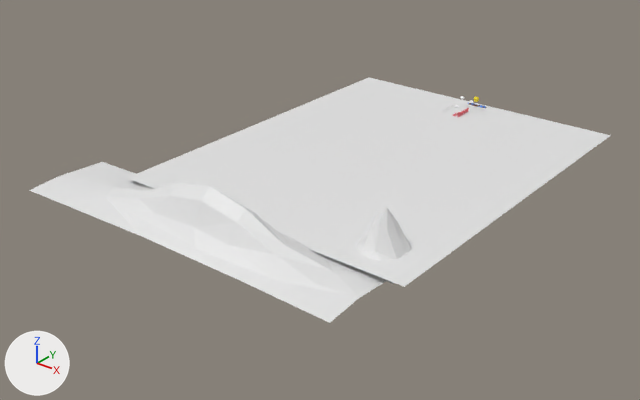
An edit to the Blender file pdp/src/references/props.blend, drawn before and after from the same camera.
Rendered twice from a camera (50 mm lens) standing at (424.0, -795.0, 319.0) and looking at (-30.0, -227.0, -33.0). Lighting does not change. The marker at lower left points along +X, +Y and +Z.

Objects in the first picture: 'landing-ground'.
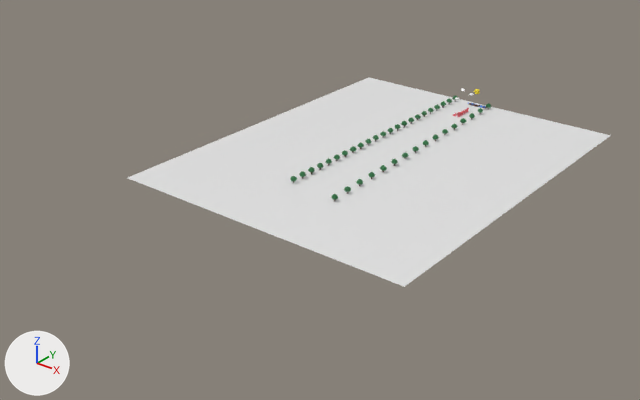
What changed in the scene script:
```text
Add mat_leaves:
    mat_leaves = principled_material('leaves')
    mat_leaves.base_color = (0.0136, 0.149, 0.041)  # dark green #1f6c39
Add mat_log:
    mat_log = principled_material('log')
    mat_log.base_color = (0.0628, 0.0206, 0.00142)  # brown #472705
Change me_plane:
    where me_plane.from_pydata(...)  # 82 vertices, 98 faces; spans x -206.0..144.0, y -410.0..6.0, z -9.0..34.0
    used by ob_landing_ground; location = (-1.0, 1.2, 0.0)
    me_plane part 1: the loose piece of 41 vertices spanning x -206.0..124.0, y -410.0..-331.0, z -9.0..34.0 is deleted
    me_plane part 2: the loose piece of 37 vertices spanning x 67.0..129.0, y -344.0..-286.0, z -9.0..34.0 is deleted
Add me_cylinder_001:
    me_cylinder_001.from_pydata(...)  # 192 vertices, 162 faces; spans x -3.03..3.03, y -3.03..3.03, z -0.13..6.71
    # faces by material slot: [33, 129]
    me_cylinder_001.materials.append(mat_log)  # brown #472705
    me_cylinder_001.materials.append(mat_leaves)  # dark green #1f6c39
Change ob_sun:
    ob_sun.location: (6.0, -13.7, 12.5) -> (6.0, -13.7, 20.9)
Add ob_tree_001:
    ob_tree_001 = bpy.data.objects.new('tree.001', me_cylinder_001)
    ob_tree_001.parent = ob_landing_ground
    ob_tree_001.matrix_parent_inverse = Matrix(((1.0, 0.0, 0.0, 1.042), (0.0, 1.0, 0.0, -1.231), (0.0, 0.0, 1.0, 0.0), (0.0, 0.0, 0.0, 1.0)))
    ob_tree_001.location = (-25.36, -2.377, -0.0589)
    _m = ob_tree_001.modifiers.new('Array', 'ARRAY')
    _m.count = 23
    _m.relative_offset_displace = (0.0, -2.0, 0.0)
    _m = ob_tree_001.modifiers.new('Decimate', 'DECIMATE')
    _m.ratio = 0.119
Add ob_tree:
    ob_tree = bpy.data.objects.new('tree', me_cylinder_001.copy())
    ob_tree.parent = ob_landing_ground
    ob_tree.matrix_parent_inverse = Matrix(((1.0, 0.0, 0.0, 1.042), (0.0, 1.0, 0.0, -1.231), (0.0, 0.0, 1.0, 0.0), (0.0, 0.0, 0.0, 1.0)))
    ob_tree.location = (14.72, -2.377, -0.0589)
    _m = ob_tree.modifiers.new('Array', 'ARRAY')
    _m.count = 16
    _m.relative_offset_displace = (0.1, -3.0, 0.0)
    _m = ob_tree.modifiers.new('Decimate', 'DECIMATE')
    _m.ratio = 0.187
```

Pixel boxes (x1, y1, x2, y2) of what changed, in the pictures (640 x 400 px):
'landing-ground', reshaped (17% narrower, 15% shorter): before (29, 77, 611, 323); after (128, 77, 611, 287)
'tree.001', added (green): after (290, 95, 457, 183)
    faces in mat_leaves (dark green #1f6c39): (290, 95, 457, 182)
'tree', added (green): after (331, 103, 491, 201)
    faces in mat_leaves (dark green #1f6c39): (331, 103, 491, 200)
'sun', moved: before (474, 96, 479, 102); after (474, 89, 480, 94)
part 1 of me_plane, deleted: before (29, 162, 388, 323)
part 2 of me_plane, deleted: before (356, 207, 412, 284)
